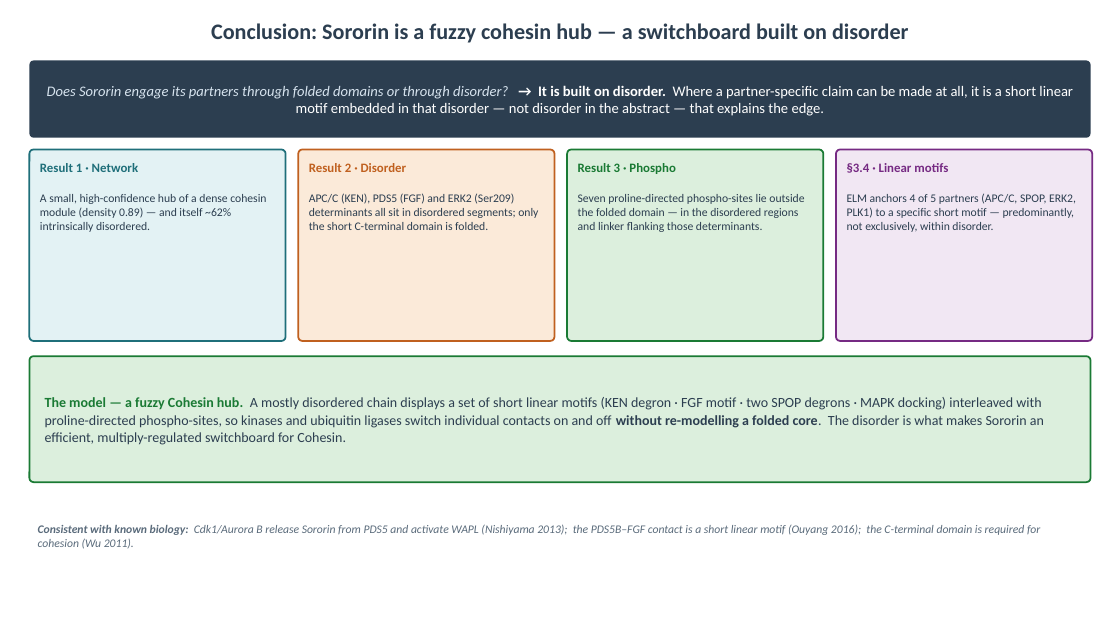
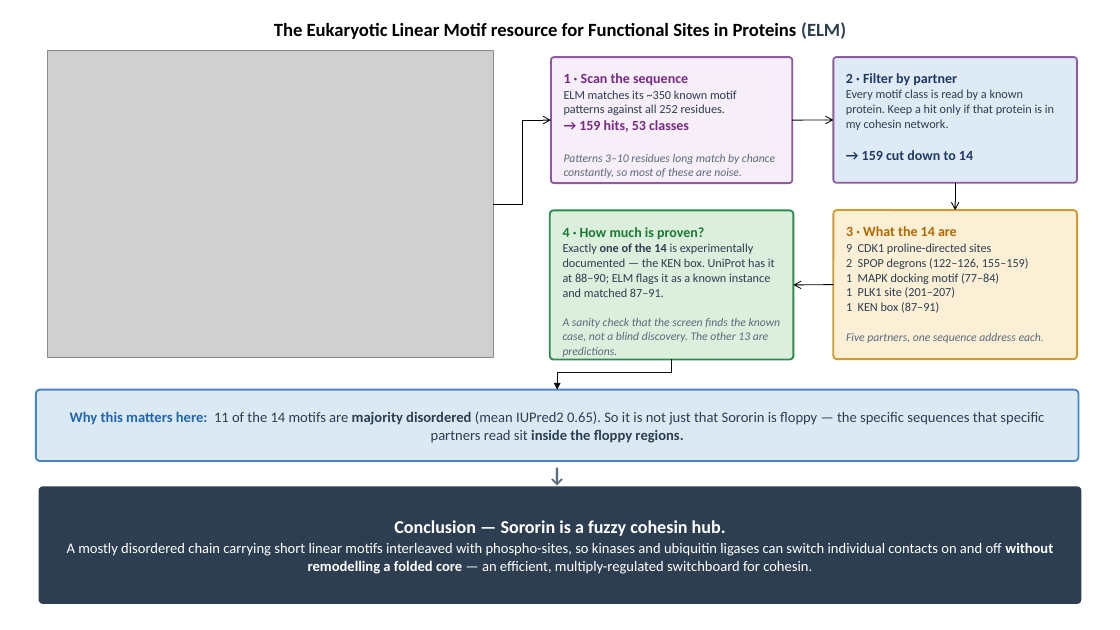
Before and after one commit to amirh0ss3in/Sororin_project, a slide deck: slide 10 of Sororin_mechanism_flowchart.pptx (slide 12 before the commit). Drawn at 1120x630 pixels with LibreOffice and Linux fonts; fonts in the diff are those of the drawing; grey boxes stand for pictures. Boxes give left, top, right and bottom in pixels: in the first picture for what was removed or moved away, otherwise in the second. Text is boxed around its words. In the diff, an @@ line names an element or a change of style, - is before the commit and + after.

```diff
--- a/Sororin_mechanism_flowchart.pptx
+++ b/Sororin_mechanism_flowchart.pptx
@@ text at (274,22,846,39): text changed; size 19 to 16 pt; text colour #2C3E50 to #000000 @@
-Conclusion: Sororin is a fuzzy cohesin hub — a switchboard built on disorder
+The Eukaryotic Linear Motif resource for Functional Sites in Proteins (ELM)
@@ picture added at (48,50,493,358) @@
@@ rounded rectangle added at (551,57,792,183), fill #F6EEF8, outline #8E5AA0 1.6 pt, 10 pt, text #5A6B7B @@
+1 · Scan the sequence
+ELM matches its ~350 known motif patterns against all 252 residues.
+→ 159 hits, 53 classes
+Patterns 3–10 residues long match by chance constantly, so most of these are noise.
@@ rounded rectangle added at (833,57,1077,183), fill #DEEBF7, outline #8E5AA0 1.6 pt, 10.5 pt, text #2C3E50 @@
+2 · Filter by partner
+Every motif class is read by a known protein. Keep a hit only if that protein is in my cohesin network.
+→ 159 cut down to 14
@@ rounded rectangle removed at (29,60,1091,138) @@
-Does Sororin engage its partners through folded domains or through disorder? → It is built on disorder. Where a partner-specific claim can be made at all, it is a short linear motif embedded in that disorder — not disorder in the abstract — that explains the edge.
@@ elbow arrow added from (493, 204) to (551, 120), #000000 0.75 pt @@
@@ arrow added from (792, 120) to (833, 120), #000000 0.75 pt @@
@@ rounded rectangle removed at (29,150,286,341) @@
-Result 1 · Network
-A small, high-confidence hub of a dense cohesin module (density 0.89) — and itself ~62% intrinsically disordered.
@@ rounded rectangle removed at (298,150,555,341) @@
-Result 2 · Disorder
-APC/C (KEN), PDS5 (FGF) and ERK2 (Ser209) determinants all sit in disordered segments; only the short C-terminal domain is folded.
@@ rounded rectangle removed at (567,150,823,341) @@
-Result 3 · Phospho
-Seven proline-directed phospho-sites lie outside the folded domain — in the disordered regions and linker flanking those determinants.
@@ rounded rectangle removed at (836,150,1092,341) @@
-§3.4 · Linear motifs
-ELM anchors 4 of 5 partners (APC/C, SPOP, ERK2, PLK1) to a specific short motif — predominantly, not exclusively, within disorder.
@@ arrow added from (955, 183) to (955, 210), #000000 0.75 pt @@
@@ rounded rectangle added at (549,210,793,359), fill #DCEFDD, outline #2E8B4F 1.6 pt, 10.5 pt, text #2C3E50 @@
+4 · How much is proven?
+Exactly one of the 14 is experimentally documented — the KEN box. UniProt has it at 88–90; ELM flags it as a known instance and matched 87–91.
+A sanity check that the screen finds the known case, not a blind discovery. The other 13 are predictions.
@@ rounded rectangle added at (833,210,1077,359), fill #FBEFD6, outline #D19A2E 1.6 pt, 10.5 pt, text #2C3E50 @@
+3 · What the 14 are
+9 CDK1 proline-directed sites
+2 SPOP degrons (122–126, 155–159)
+1 MAPK docking motif (77–84)
+1 PLK1 site (201–207)
+1 KEN box (87–91)
+Five partners, one sequence address each.
@@ arrow added from (833, 285) to (793, 285), #000000 0.75 pt @@
@@ elbow arrow added from (671, 360) to (557, 390), #0D0D0D 0.5 pt @@
@@ rounded rectangle added at (36,390,1079,461), fill #DBE9F5, outline #4A86C5 1.6 pt, 12.5 pt, text #2C3E50 @@
+Why this matters here: 11 of the 14 motifs are majority disordered (mean IUPred2 0.65). So it is not just that Sororin is floppy — the specific sequences that specific partners read sit inside the floppy regions.
@@ text added at (536,461,578,486), 18 pt, text #5A6B7B, bold @@
+↓
@@ rounded rectangle "Conclusion — Sororin is a ...": place and size @@
-rounded rectangle "Conclusion — Sororin is a ..." at (29,356,1091,482)
+rounded rectangle "Conclusion — Sororin is a ..." at (39,486,1081,604)
@@ rounded rectangle "Conclusion — Sororin is a ..." at (39,486,1081,604): fill #DCEFDD to #2C3E50; outline #1A7A34 1.5 pt to none; proportions changed @@
@@ text removed at (38,524,1040,549) @@
-Consistent with known biology: Cdk1/Aurora B release Sororin from PDS5 and activate WAPL (Nishiyama 2013); the PDS5B–FGF contact is a short linear motif (Ouyang 2016); the C-terminal domain is required for cohesion (Wu 2011).
@@ text in rounded rectangle at (67,520,1053,574): text changed; size 12 to 12.5 pt; text colour #2C3E50 to #FFFFFF @@
-The model — a fuzzy Cohesin hub. A mostly disordered chain displays a set of short linear motifs (KEN degron · FGF motif · two SPOP degrons · MAPK docking) interleaved with proline-directed phospho-sites, so kinases and ubiquitin ligases switch individual contacts on and off without re-modelling a folded core. The disorder is what makes Sororin an efficient, multiply-regulated switchboard for Cohesin.
+Conclusion — Sororin is a fuzzy cohesin hub.
+A mostly disordered chain carrying short linear motifs interleaved with phospho-sites, so kinases and ubiquitin ligases can switch individual contacts on and off without remodelling a folded core — an efficient, multiply-regulated switchboard for cohesin.
```
Also in this commit, not shown: 6 other slides changed, 1 slide added, 1 slide removed, 1 other file.
